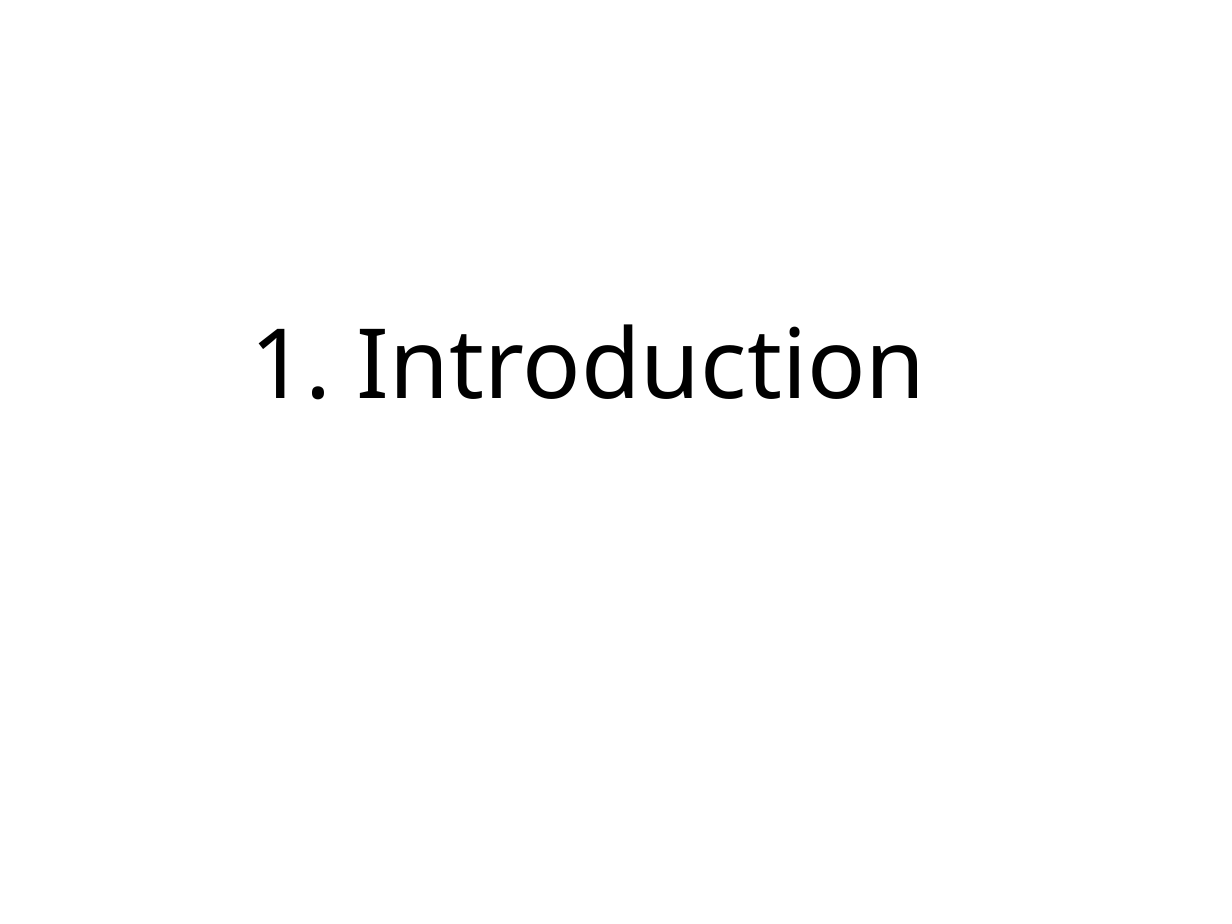
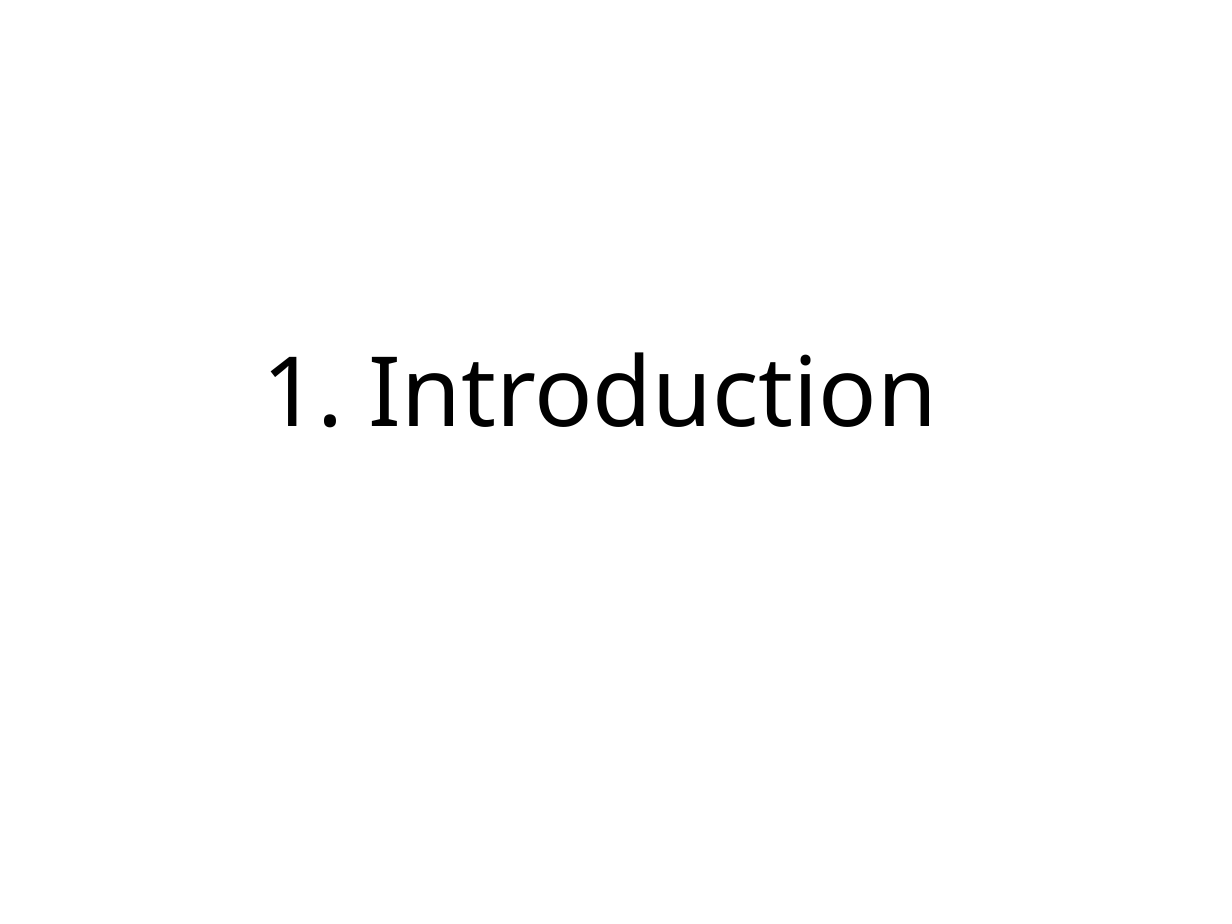
Before and after one commit to s2-t2/blockchain_reputation_system, a slide deck: slide 3 of documents/Presentation/Presentationv2.odp. Drawn at 1232x924 pixels with LibreOffice and Linux fonts; fonts in the diff are those of the drawing. Boxes give left, top, right and bottom in pixels: in the first picture for what was removed or moved away, otherwise in the second. Text is boxed around its words. In the diff, an @@ line names an element or a change of style, - is before the commit and + after.

```diff
--- a/documents/Presentation/Presentationv2.odp
+++ b/documents/Presentation/Presentationv2.odp
@@ title "1. Introduction": place and size @@
-title "1. Introduction" at (250, 324, 926, 400)
+title "1. Introduction" at (262, 352, 938, 428)
```
Also in this commit, not shown: 5 other slides changed, 7 other files.
